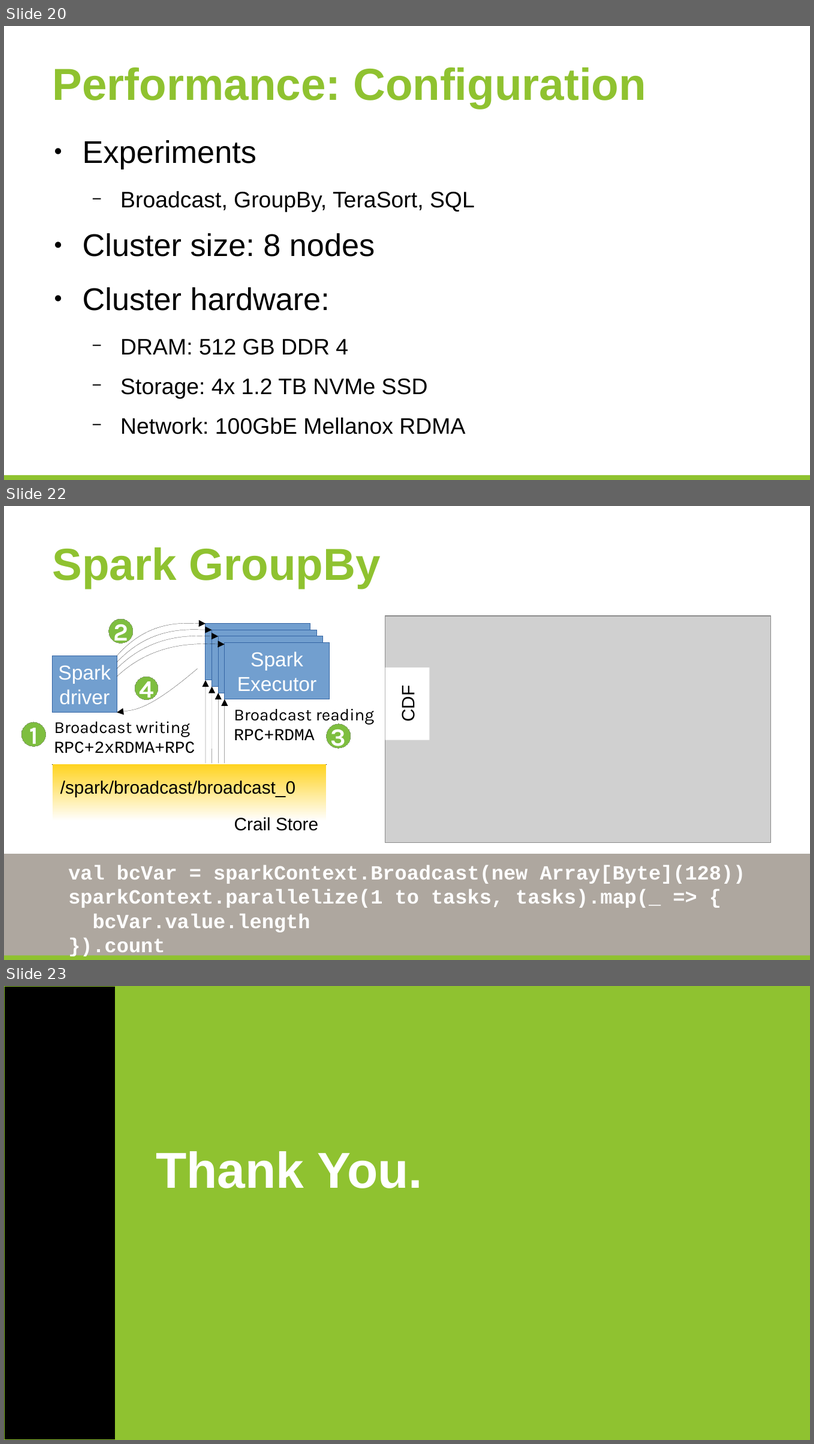
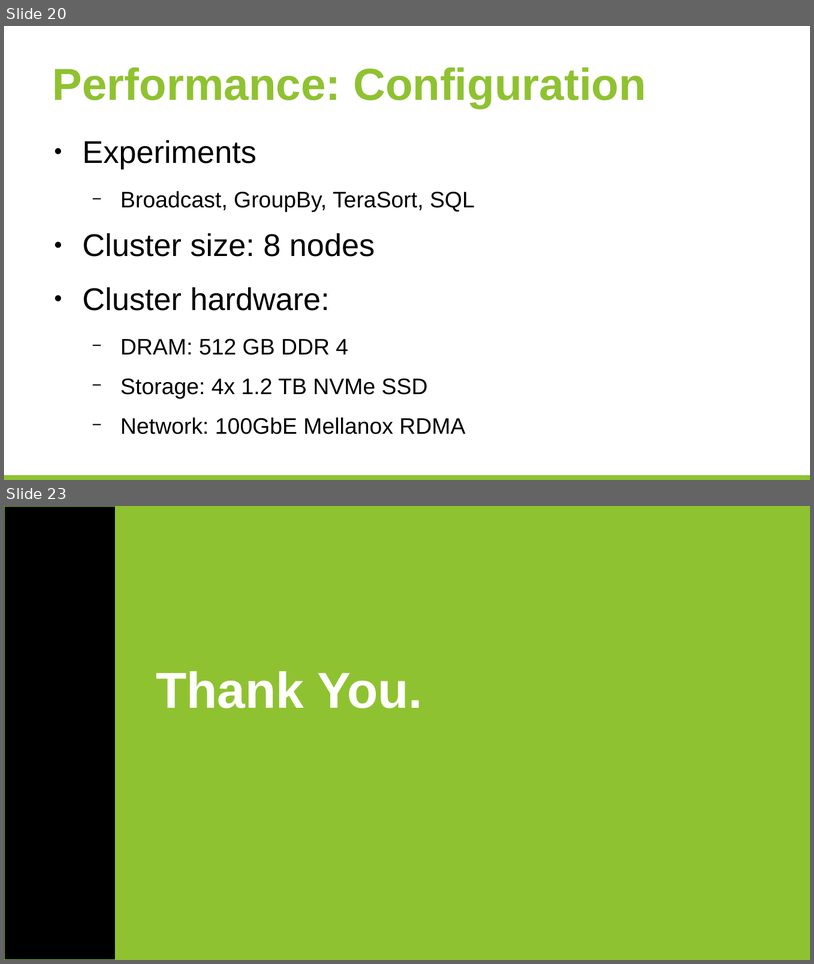
Before and after one commit to huangyibo/spark-summit-17, a slide deck: template.odp. Shown one above the other, each under a label of ours: slides 20, 22 and 23 before the commit, slides 20 and 23 after it; the slides between them are not shown. The pictures are 814x1444 and 814x964 pixels, drawn with LibreOffice and Linux fonts; fonts in the diff are those of the drawing; grey boxes stand for pictures; background and template pictures are left out. Boxes give left, top, right and bottom in pixels: in the first picture for what was removed or moved away, otherwise in the second. Text is boxed around its words. In the diff, an @@ line names an element or a change of style, - is before the commit and + after.

```diff
--- a/template.odp
+++ b/template.odp
@@ slide 22 removed at (4,506,810,960), background #FFFFFF; not listed: 1 template element that a slide beside it also shows @@
@@ title removed at (53,547,381,588) @@
-Spark GroupBy
@@ ellipse removed at (109,619,133,643) @@
-2
@@ freeform shape removed at (117,624,206,656) @@
@@ freeform shape removed at (117,630,212,661) @@
@@ rectangle removed at (206,624,311,680) @@
@@ rectangle removed at (212,630,317,687) @@
@@ picture removed at (386,616,771,842) @@
@@ freeform shape removed at (117,636,219,668) @@
@@ freeform shape removed at (117,644,225,676) @@
@@ rectangle removed at (219,636,323,692) @@
@@ rectangle removed at (225,642,330,699) @@
-Spark
-Executor
@@ rectangle removed at (53,656,117,712) @@
-Spark
-driver
@@ rectangle removed at (385,667,429,740) @@
-CDF
@@ freeform shape removed at (117,668,198,712) @@
@@ ellipse removed at (135,676,158,700) @@
-4
@@ arrow removed from (206, 763) to (206, 680) @@
@@ arrow removed from (212, 763) to (212, 687) @@
@@ arrow removed from (219, 763) to (219, 692) @@
@@ arrow removed from (225, 763) to (225, 699) @@
@@ text removed at (54,721,195,753) @@
-Broadcast writing
-RPC+2xRDMA+RPC
@@ text removed at (234,708,374,741) @@
-Broadcast reading
-RPC+RDMA
@@ ellipse removed at (22,722,46,747) @@
-1
@@ ellipse removed at (327,724,351,748) @@
-3
@@ line removed from (53, 764) to (327, 764) @@
@@ rectangle removed at (53,764,327,820) @@
@@ text removed at (60,780,296,797) @@
-/spark/broadcast/broadcast_0
@@ text removed at (234,817,318,831) @@
-Crail Store
@@ rectangle removed at (4,853,810,955) @@
@@ text removed at (68,865,746,958) @@
-val bcVar = sparkContext.Broadcast(new Array[Byte](128))
-sparkContext.parallelize(1 to tasks, tasks).map(_ => {
-bcVar.value.length
-}).count
```
Also in this commit, not shown: 1 slide changed, 1 slide added.
